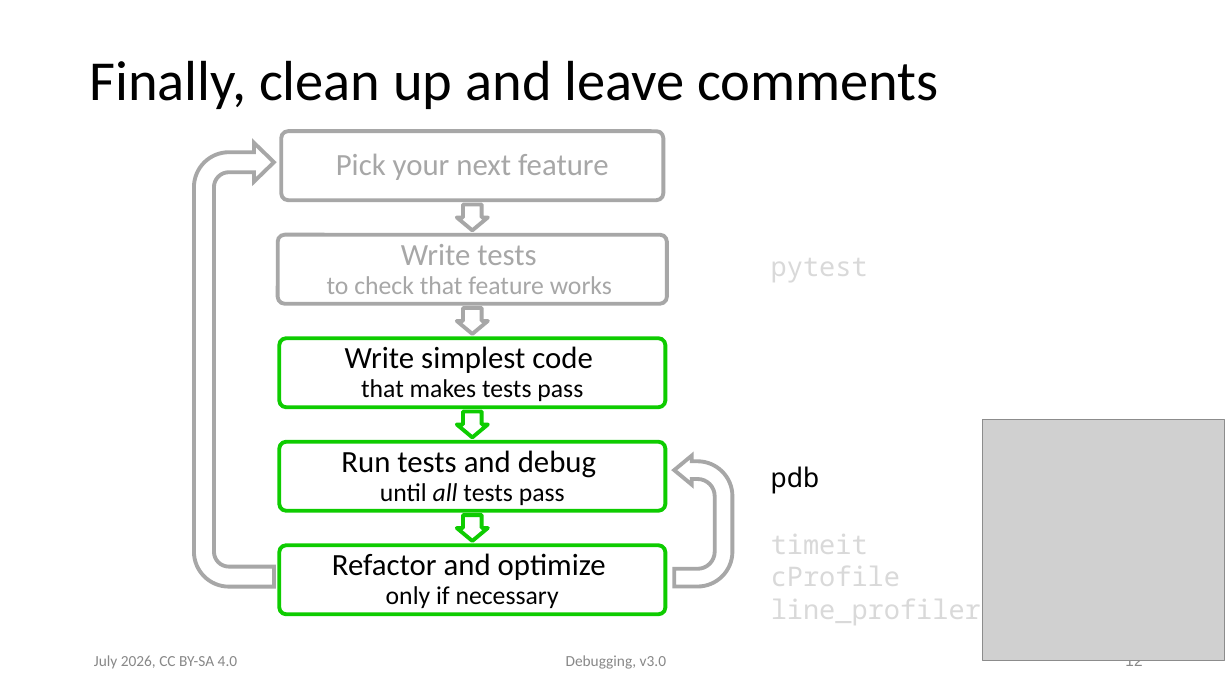
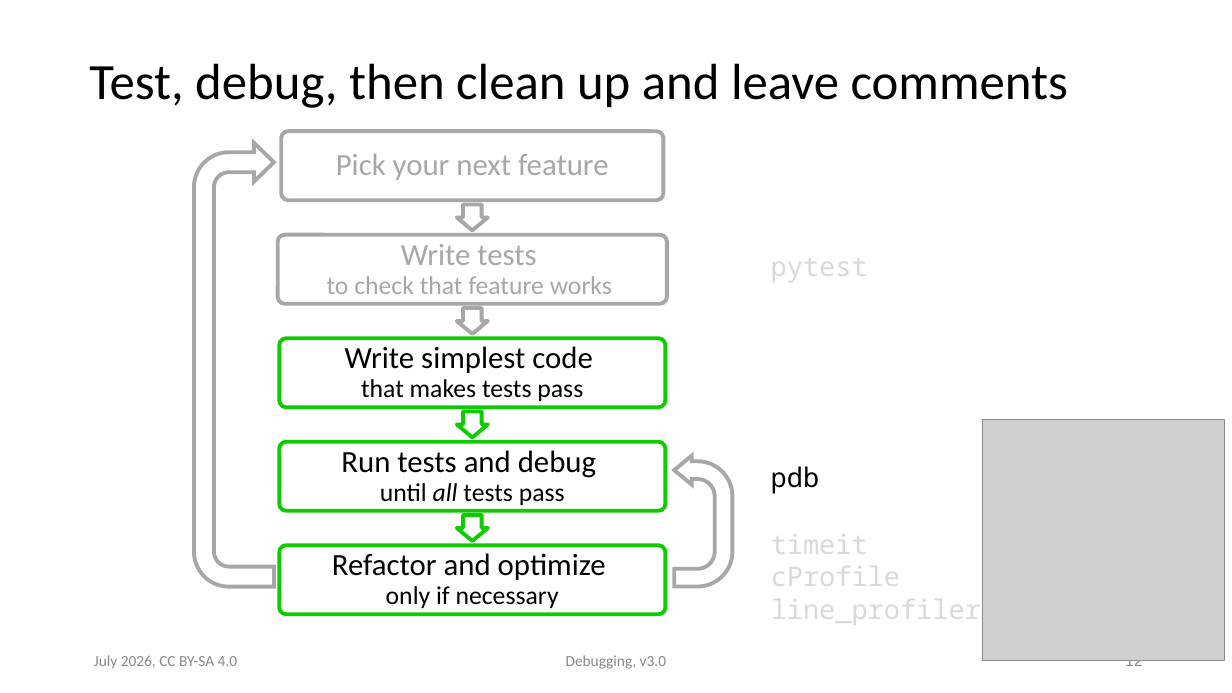
Before and after one commit to ASPP/testing_debugging_profiling, a slide deck: slide 12 of debugging.pptx. Drawn at 1232x693 pixels with LibreOffice and Linux fonts; fonts in the diff are those of the drawing; grey boxes stand for pictures. Boxes give left, top, right and bottom in pixels: in the first picture for what was removed or moved away, otherwise in the second. Text is boxed around its words. In the diff, an @@ line names an element or a change of style, - is before the commit and + after.

Commit message:
Live demo and update exercise for debugging part

```diff
--- a/debugging.pptx
+++ b/debugging.pptx
@@ title at <box>89,63,1068,108</box>: text changed; size 44 to 39.6 pt @@
-Finally, clean up and leave comments
+Test, debug, then clean up and leave comments
```
Also in this commit, not shown: 2 other slides changed, 4 other files.
